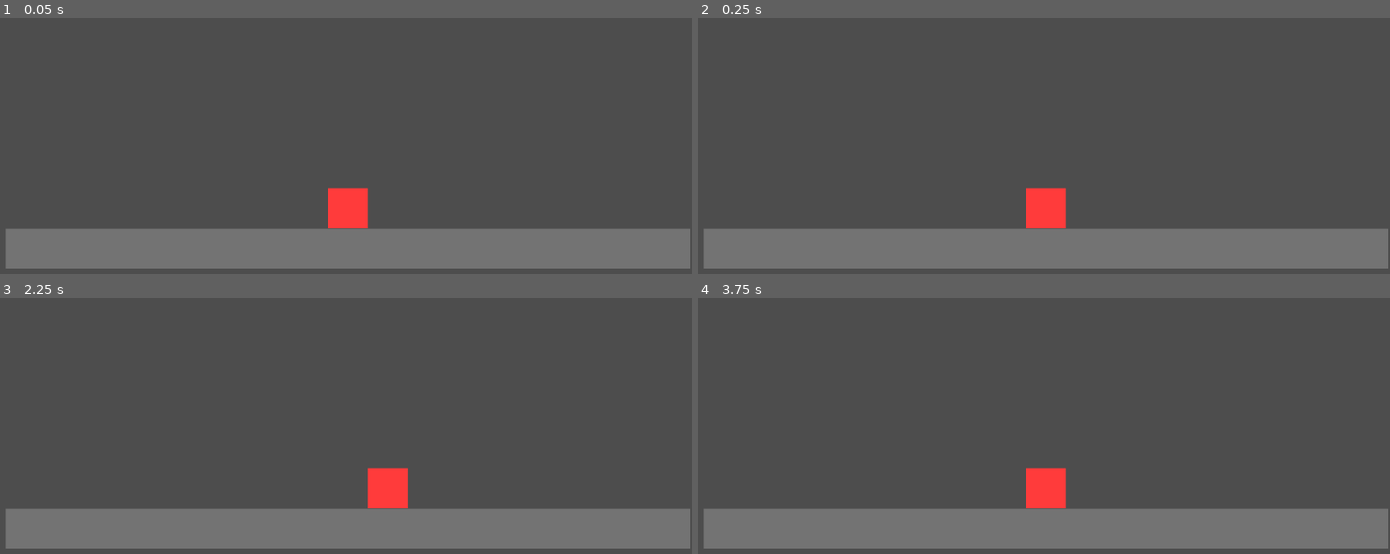
Above: before the commit, frames 1-4 (two rows, left to right).
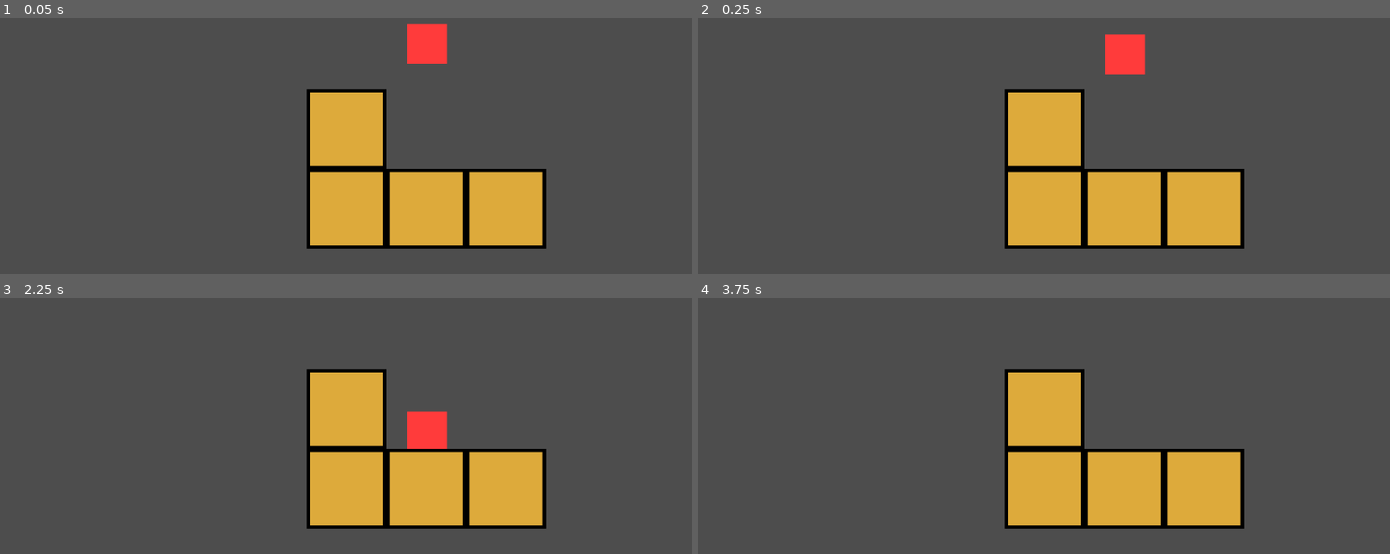
Above: after the commit, the same moments.

Repository: dragos-code/smart-cube
Game: Godot game, scene res://Scenes/Sandbox.tscn
Two runs of this game, one before a commit and one after it. Both use one fixed random seed, a clock stepped at 60 frames per second and the inputs below. Before the commit the project has no main scene; this scene is started directly in both runs.
Inputs:
- Up to frame 1 (0.05 s): no input
- Up to frame 2 (0.25 s): no input
- Up to frame 3 (2.25 s): hold Right (ui_right) 0.53-1.28 s; tap Enter at 1.25 s; hold Left (ui_left) 1.28-2.03 s; tap Space at 2 s; hold Right (ui_right) from 2.03 s (still down)
- Up to frame 4 (3.75 s): tap Enter at 2.75 s; tap Space at 3.5 s; release Right (ui_right) at 3.53 s; hold Left (ui_left) from 3.53 s (still down)

The runs differ from the first frame. In frame 1, 28% of the frame differs, in the area x 0-100%, y 2-98%; in frame 2, 28%, in the area x 0-100%, y 6-98%; in frame 3, 28%; in frame 4, 27%.

Commit message:
[player] Improved movement, added raycasts

Diff:
--- a/Prefabs/player.gd
+++ b/Prefabs/player.gd
@@ -1,13 +1,24 @@
 extends Node2D
 
-var grid_size = 64 # Size of the grid step
+var grid_size = 128 # Size of the grid step
 var move_speed = 5.0 # How fast the character moves
 var is_moving = false # Track if movement is happening
 var start_pos = Vector2() # Start position of movement
 var target_pos = Vector2() # Target position of movement
-var move_timer = 0.0 # Timer to control the lerp and arc calculation
+var move_timer = 0.4 # Timer to control the lerp and arc calculation
 var jump_height = 40.0 # Max height of the parabolic arc
+var double_jump_height = 120.0
+var gravity = 10.0
+var fall_speed = 0.0
+var is_in_air = false
+
+
+@onready var ray_cast_left = $LeftRay
+@onready var ray_cast_right = $RightRay
+@onready var ray_cast_down = $GroundCheck
+
 func _process(delta):
+	print("x: ",position.x, " y: ", position.y)
 	if !is_moving:
 		if Input.is_action_just_pressed("ui_right"):
 			start_movement(Vector2(grid_size, 0))
@@ -16,12 +27,33 @@
 
 	if is_moving:
 		move_character(delta)
+	elif is_in_air:
+		apply_gravity(delta)
 
+	if ray_cast_down.is_colliding():
+		is_in_air = false
+		fall_speed = 0.0
+	else:
+		is_in_air = true
 func start_movement(direction):
+	if is_in_air:
+		return
+
 	start_pos = position
 	target_pos = start_pos + direction
 	move_timer = 0.0
 	is_moving = true
+
+	var obstacle_detected = false
+	if direction.x > 0 and ray_cast_right.enabled and ray_cast_right.is_colliding():
+		obstacle_detected = true
+	elif direction.x < 0 and ray_cast_left.enabled and ray_cast_left.is_colliding():
+		obstacle_detected = true
+
+	if obstacle_detected:
+		jump_height = double_jump_height
+	else:
+		jump_height = 40.0
 func move_character(delta):
 	move_timer += delta * move_speed
 	if move_timer > 1.0:
@@ -33,8 +65,12 @@
 	var t = move_timer * 2 - 1 # Normalize time to -1 to 1 for the parabolic formula
 	var vertical_pos = -jump_height * t * t + jump_height
 	position.x = horizontal_pos
-	position.y = start_pos.y - vertical_pos # Subtract because y is down in Godot
+	position.y = start_pos.y - vertical_pos# Subtract because y is down in Godot
 
 	if move_timer >= 1.0: # Reset movement
 		position = target_pos
 		is_moving = false
+
+func apply_gravity(delta):
+	fall_speed += gravity * delta
+	position.y += fall_speed
--- a/Prefabs/player.tscn
+++ b/Prefabs/player.tscn
@@ -15,3 +15,15 @@
 [node name="PlayerSprite" type="Sprite2D" parent="."]
 modulate = Color(1, 0.231373, 0.231373, 1)
 texture = SubResource("GradientTexture2D_kr4bn")
+
+[node name="RightRay" type="RayCast2D" parent="."]
+target_position = Vector2(100, 0)
+collide_with_areas = true
+
+[node name="LeftRay" type="RayCast2D" parent="."]
+target_position = Vector2(-100, 0)
+collide_with_areas = true
+
+[node name="GroundCheck" type="RayCast2D" parent="."]
+target_position = Vector2(0, 40)
+collide_with_areas = true
--- a/Scenes/Sandbox.tscn
+++ b/Scenes/Sandbox.tscn
@@ -1,29 +1,89 @@
-[gd_scene load_steps=5 format=3 uid="uid://bkynf4aphwdv"]
+[gd_scene load_steps=7 format=3 uid="uid://bkynf4aphwdv"]
 
 [ext_resource type="PackedScene" uid="uid://ckiiiflol4tbn" path="res://Prefabs/player.tscn" id="1_fun4l"]
 
-[sub_resource type="Gradient" id="Gradient_ucwj2"]
+[sub_resource type="Gradient" id="Gradient_luq5g"]
 offsets = PackedFloat32Array(1)
-colors = PackedColorArray(1, 1, 1, 1)
+colors = PackedColorArray(0, 0, 0, 1)
 
-[sub_resource type="GradientTexture2D" id="GradientTexture2D_teyqd"]
-gradient = SubResource("Gradient_ucwj2")
+[sub_resource type="GradientTexture2D" id="GradientTexture2D_g1mht"]
+gradient = SubResource("Gradient_luq5g")
 
-[sub_resource type="RectangleShape2D" id="RectangleShape2D_dc3am"]
+[sub_resource type="RectangleShape2D" id="RectangleShape2D_77ck7"]
+size = Vector2(64, 64)
+
+[sub_resource type="Gradient" id="Gradient_ncqll"]
+offsets = PackedFloat32Array(1)
+colors = PackedColorArray(0.87, 0.668885, 0.2349, 1)
+
+[sub_resource type="GradientTexture2D" id="GradientTexture2D_jober"]
+gradient = SubResource("Gradient_ncqll")
 
 [node name="Node" type="Node"]
 
-[node name="Platform" type="Sprite2D" parent="."]
-modulate = Color(0.45098, 0.45098, 0.45098, 1)
-position = Vector2(600, 600)
-scale = Vector2(17.153, 1)
-texture = SubResource("GradientTexture2D_teyqd")
+[node name="Player" parent="." instance=ExtResource("1_fun4l")]
+position = Vector2(727, 271)
 
-[node name="Area2D" type="Area2D" parent="Platform"]
+[node name="cube" type="Area2D" parent="."]
+position = Vector2(726, 536)
+scale = Vector2(2, 2)
+metadata/_edit_group_ = true
 
-[node name="CollisionShape2D" type="CollisionShape2D" parent="Platform/Area2D"]
-scale = Vector2(-3.25709, -3.28108)
-shape = SubResource("RectangleShape2D_dc3am")
+[node name="Sprite2D" type="Sprite2D" parent="cube"]
+texture = SubResource("GradientTexture2D_g1mht")
 
-[node name="Player" parent="." instance=ExtResource("1_fun4l")]
-position = Vector2(600, 535)
+[node name="CollisionShape2D" type="CollisionShape2D" parent="cube"]
+shape = SubResource("RectangleShape2D_77ck7")
+
+[node name="Sprite2D2" type="Sprite2D" parent="cube"]
+position = Vector2(-2.38419e-07, 0)
+scale = Vector2(0.914063, 0.921875)
+texture = SubResource("GradientTexture2D_jober")
+
+[node name="cube2" type="Area2D" parent="."]
+position = Vector2(854, 536)
+scale = Vector2(2, 2)
+metadata/_edit_group_ = true
+
+[node name="Sprite2D" type="Sprite2D" parent="cube2"]
+texture = SubResource("GradientTexture2D_g1mht")
+
+[node name="CollisionShape2D" type="CollisionShape2D" parent="cube2"]
+shape = SubResource("RectangleShape2D_77ck7")
+
+[node name="Sprite2D2" type="Sprite2D" parent="cube2"]
+position = Vector2(-2.38419e-07, 0)
+scale = Vector2(0.914063, 0.921875)
+texture = SubResource("GradientTexture2D_jober")
+
+[node name="cube3" type="Area2D" parent="."]
+position = Vector2(598, 536)
+scale = Vector2(2, 2)
+metadata/_edit_group_ = true
+
+[node name="Sprite2D" type="Sprite2D" parent="cube3"]
+texture = SubResource("GradientTexture2D_g1mht")
+
+[node name="CollisionShape2D" type="CollisionShape2D" parent="cube3"]
+shape = SubResource("RectangleShape2D_77ck7")
+
+[node name="Sprite2D2" type="Sprite2D" parent="cube3"]
+position = Vector2(-2.38419e-07, 0)
+scale = Vector2(0.914063, 0.921875)
+texture = SubResource("GradientTexture2D_jober")
+
+[node name="cube4" type="Area2D" parent="."]
+position = Vector2(598, 408)
+scale = Vector2(2, 2)
+metadata/_edit_group_ = true
+
+[node name="Sprite2D" type="Sprite2D" parent="cube4"]
+texture = SubResource("GradientTexture2D_g1mht")
+
+[node name="CollisionShape2D" type="CollisionShape2D" parent="cube4"]
+shape = SubResource("RectangleShape2D_77ck7")
+
+[node name="Sprite2D2" type="Sprite2D" parent="cube4"]
+position = Vector2(-2.38419e-07, 0)
+scale = Vector2(0.914063, 0.921875)
+texture = SubResource("GradientTexture2D_jober")
--- a/project.godot
+++ b/project.godot
@@ -11,6 +11,7 @@
 [application]
 
 config/name="Smart Cube Gd"
+run/main_scene="res://Scenes/Sandbox.tscn"
 config/features=PackedStringArray("4.2", "GL Compatibility")
 config/icon="res://icon.svg"
 
